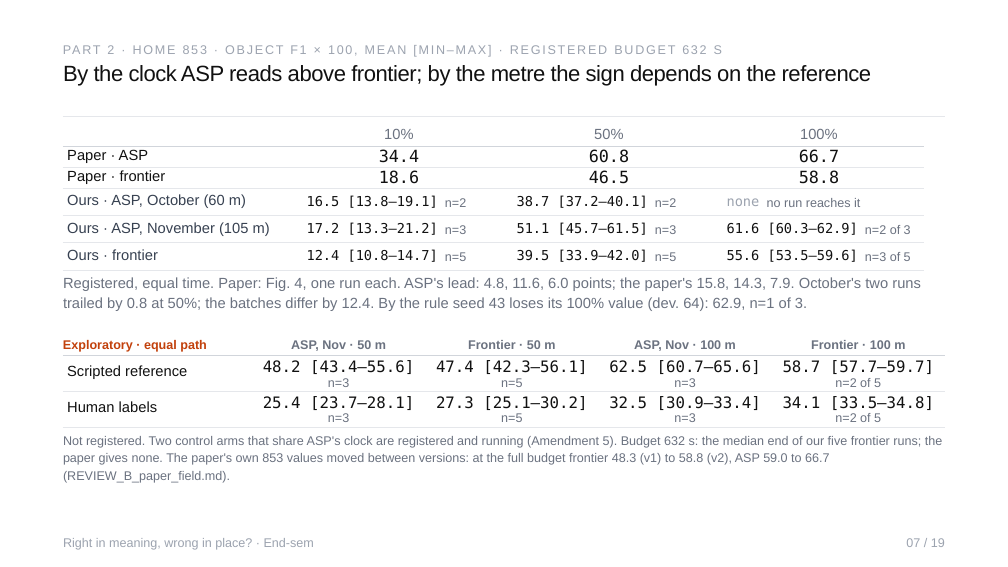
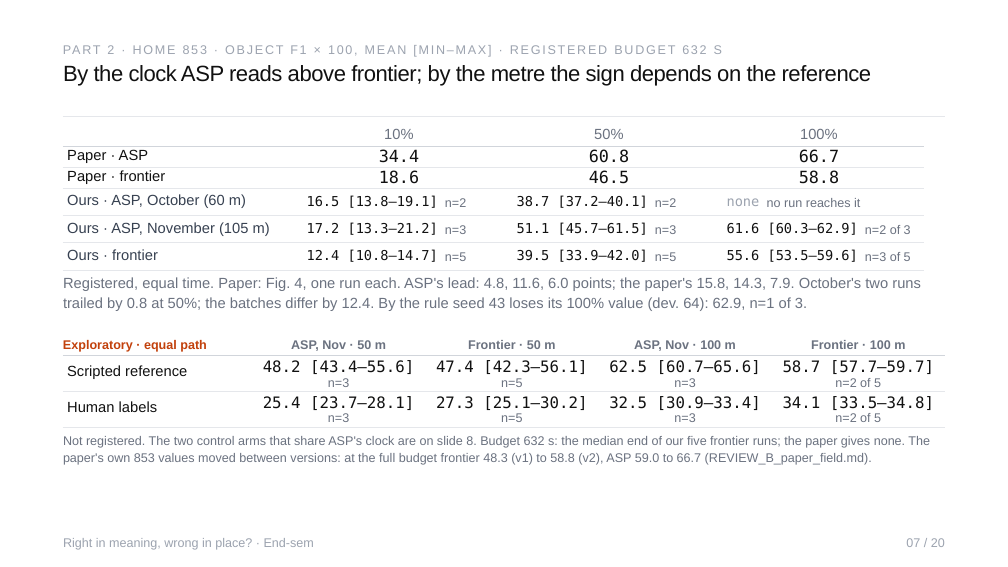
Before and after one commit to Sher110106/validity-aware-active-semantic-exploration, a slide deck: slide 7 of docs/endsem_2026-11/ASP_Endsem.pptx. Drawn at 1008x567 pixels with LibreOffice and Linux fonts; fonts in the diff are those of the drawing. Boxes give left, top, right and bottom in pixels: in the first picture for what was removed or moved away, otherwise in the second. Text is boxed around its words. In the diff, an @@ line names an element or a change of style, - is before the commit and + after.

```diff
--- a/docs/endsem_2026-11/ASP_Endsem.pptx
+++ b/docs/endsem_2026-11/ASP_Endsem.pptx
@@ text at <box>63,436,930,465</box>: text changed @@
-Not registered. Two control arms that share ASP's clock are registered and running (Amendment 5). Budget 632 s: the median end of our five frontier runs; the paper gives none. The paper's own 853 values moved between versions: at the full budget frontier 48.3 (v1) to 58.8 (v2), ASP 59.0 to 66.7 (REVIEW_B_paper_field.md).
+Not registered. The two control arms that share ASP's clock are on slide 8. Budget 632 s: the median end of our five frontier runs; the paper gives none. The paper's own 853 values moved between versions: at the full budget frontier 48.3 (v1) to 58.8 (v2), ASP 59.0 to 66.7 (REVIEW_B_paper_field.md).
@@ text at <box>906,538,945,547</box>: text changed @@
-07 / 19
+07 / 20
```
Also in this commit, not shown: 21 other slides changed, 2 slides added, 9 other files.
